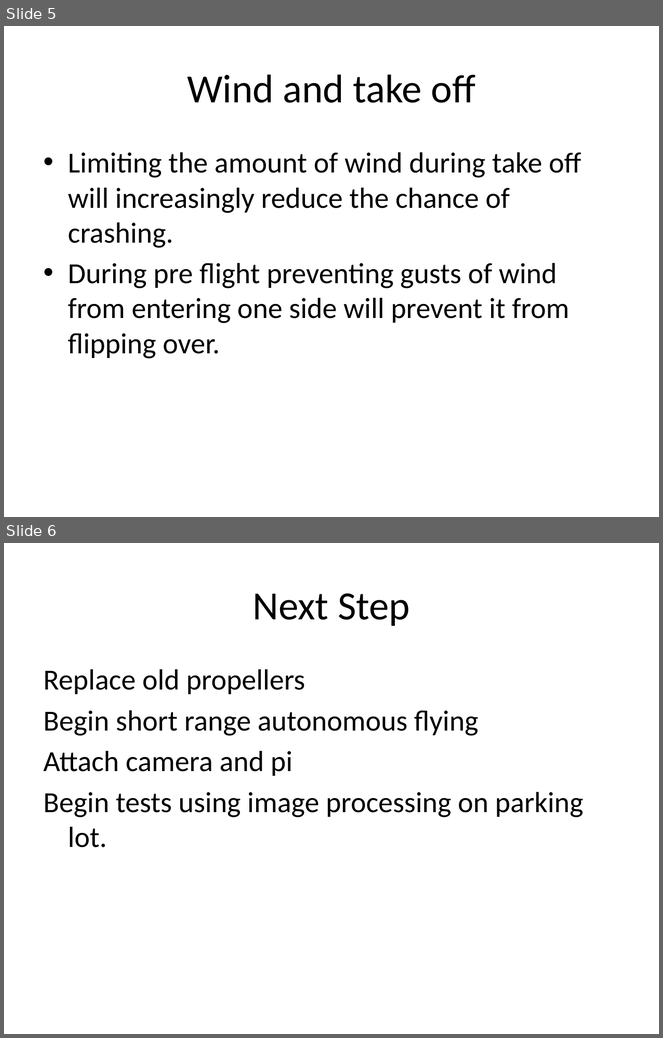
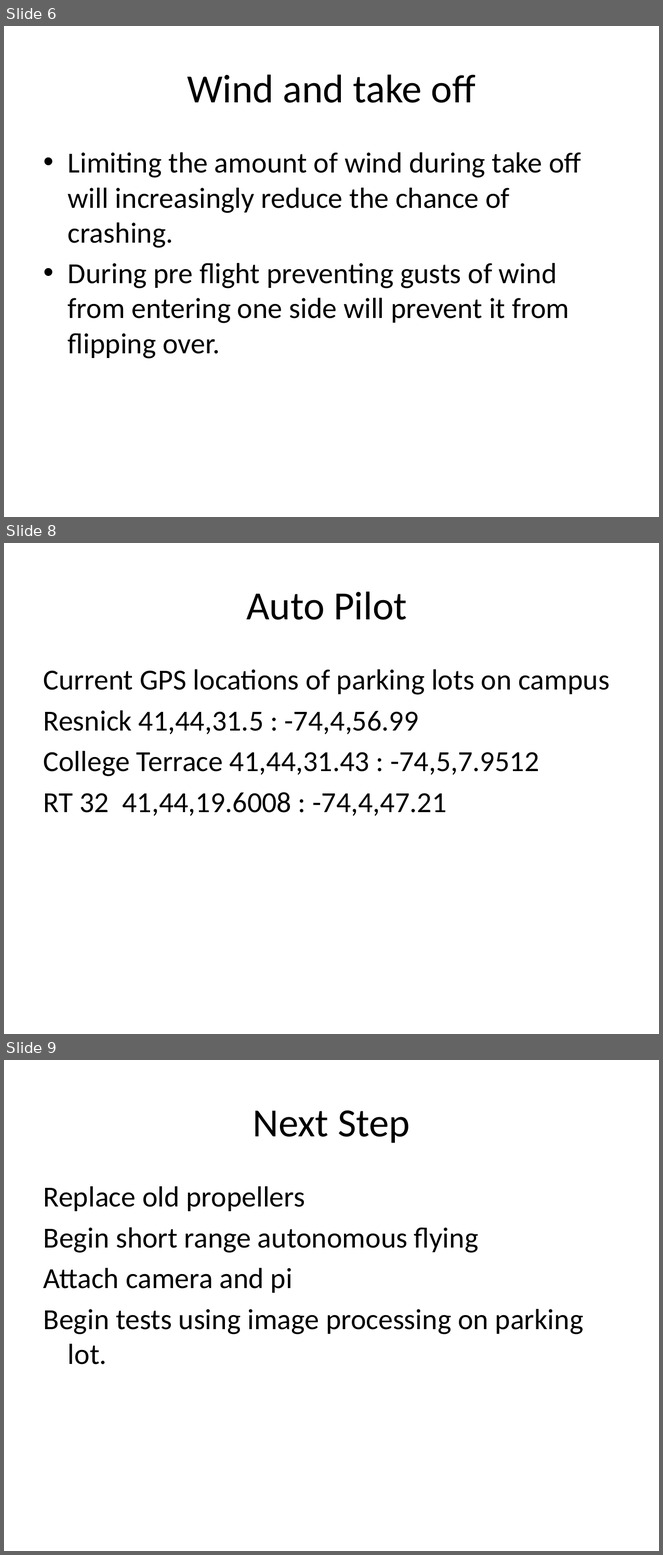
Before and after one commit to N02262410/Embeded_Linux, a slide deck: Update.pptx. Shown one above the other, each under a label of ours: slides 5 and 6 before the commit, slides 6, 8 and 9 after it; the slides between them are not shown. The pictures are 663x1038 and 663x1555 pixels, drawn with LibreOffice and Linux fonts; fonts in the diff are those of the drawing. Boxes give left, top, right and bottom in pixels: in the first picture for what was removed or moved away, otherwise in the second. Text is boxed around its words. In the diff, an @@ line names an element or a change of style, - is before the commit and + after.

```diff
--- a/Update.pptx
+++ b/Update.pptx
@@ slide 8 added at (x1=4, y1=543, x2=659, y2=1034), background #FFFFFF @@
@@ title added at (x1=246, y1=591, x2=407, y2=620), 44 pt, text #000000 @@
+Auto Pilot
@@ text added at (x1=44, y1=669, x2=610, y2=816), 32 pt, text #000000 @@
+Current GPS locations of parking lots on campus
+Resnick 41,44,31.5 : -74,4,56.99
+College Terrace 41,44,31.43 : -74,5,7.9512
+RT 32 41,44,19.6008 : -74,4,47.21
@@ what was slide 5 is now slide 6 @@
@@ what was slide 6 is now slide 9 @@
```
Also in this commit, not shown: 2 other slides added.
